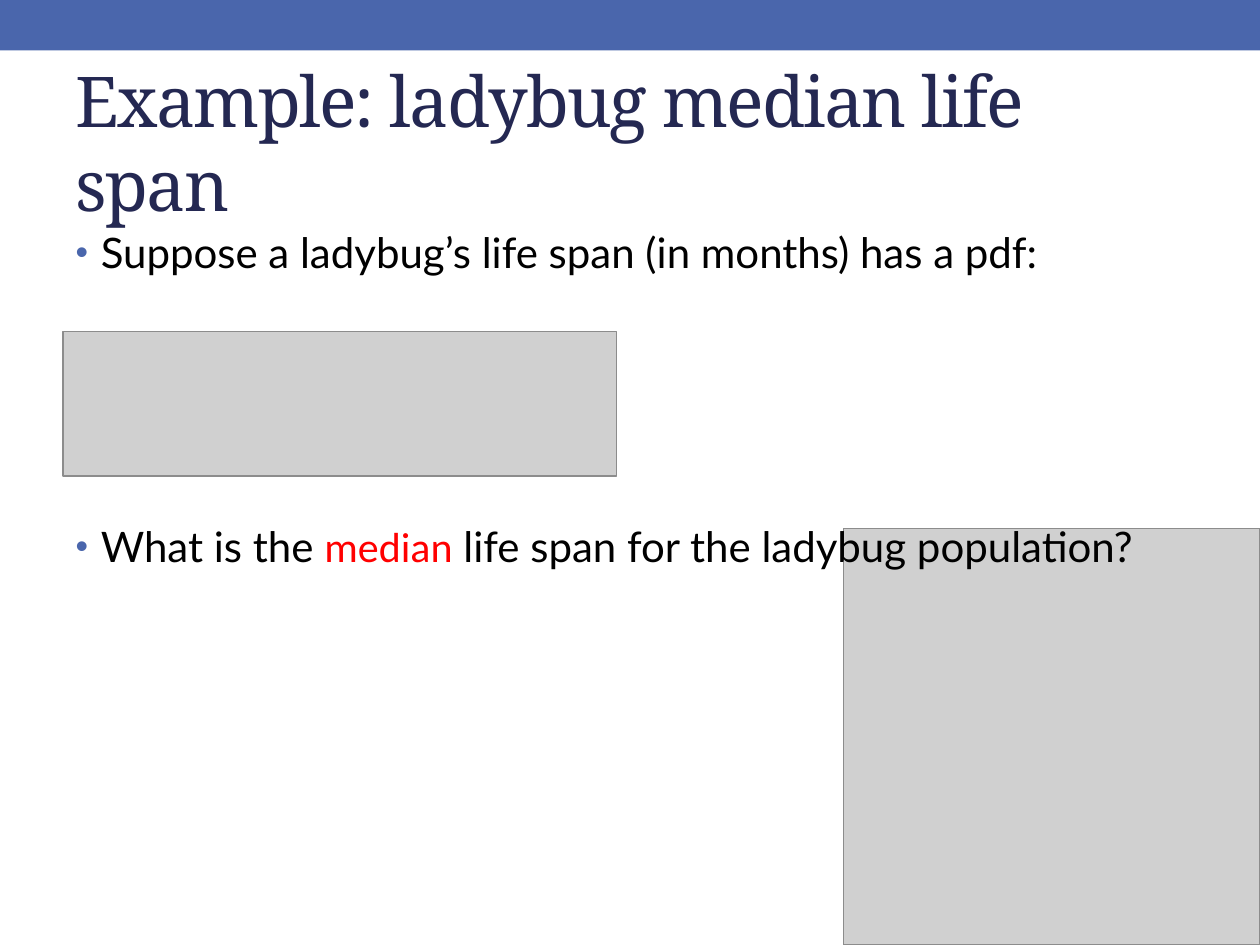
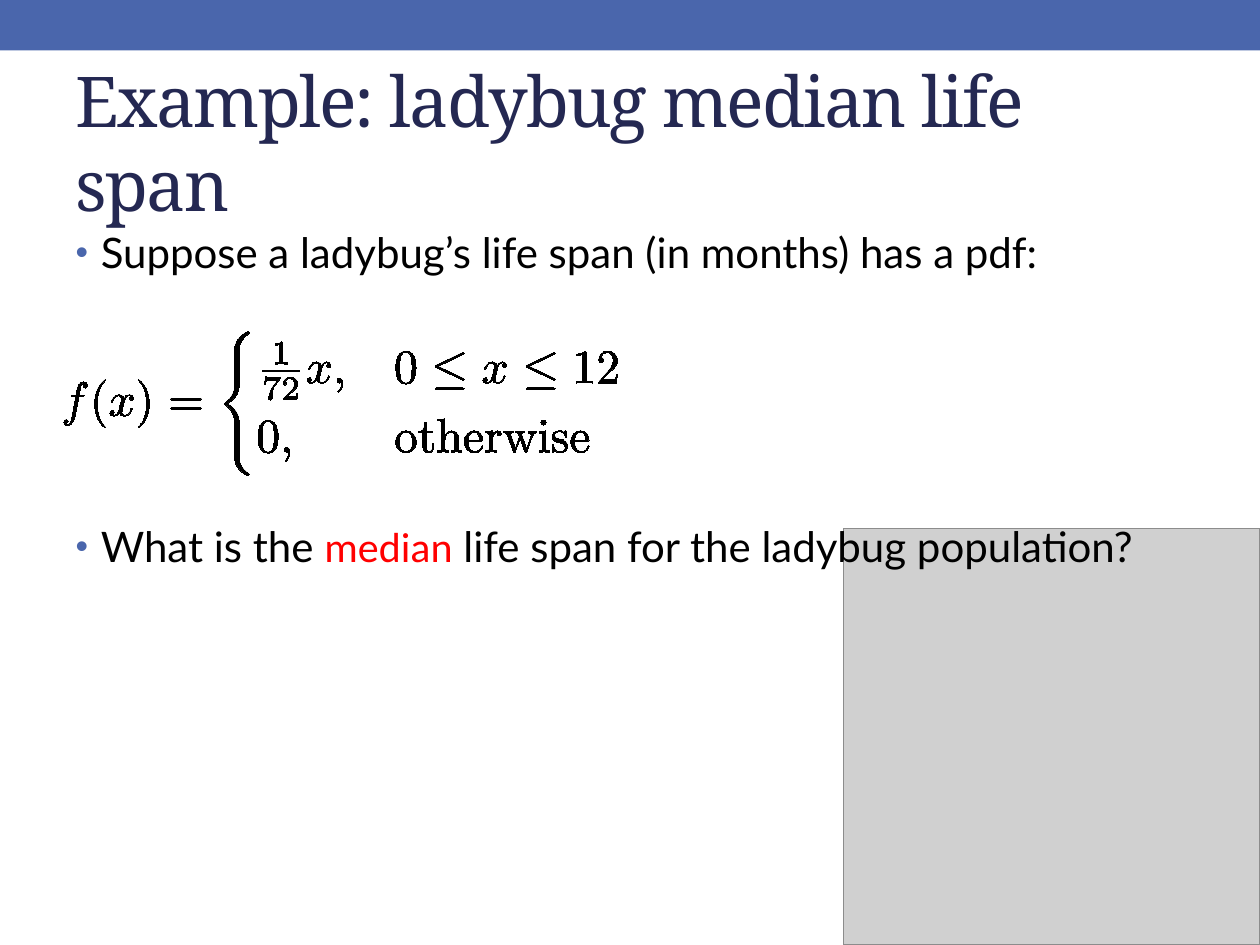
Before and after one commit to rebeccal/ohsu-math630, a slide deck: slide 35 of slides/cm033.pptx (slide 37 before the commit). Drawn at 1260x945 pixels with LibreOffice and Linux fonts; fonts in the diff are those of the drawing; grey boxes stand for pictures. Boxes give left, top, right and bottom in pixels: in the first picture for what was removed or moved away, otherwise in the second. Text is boxed around its words. In the diff, an @@ line names an element or a change of style, - is before the commit and + after.

```diff
--- a/slides/cm033.pptx
+++ b/slides/cm033.pptx
@@ picture removed at (63,331,616,476) @@
@@ freeform shape added at (224,331,249,475), fill #000000, outline #000000 0 pt @@
@@ freeform shape added at (275,341,287,364), fill #000000, outline #000000 0 pt @@
@@ freeform shape added at (396,352,416,384), fill #000000, outline #000000 0 pt @@
@@ freeform shape added at (435,353,464,391), fill #000000, outline #000000 0 pt @@
@@ freeform shape added at (527,353,556,391), fill #000000, outline #000000 0 pt @@
@@ freeform shape added at (577,352,592,383), fill #000000, outline #000000 0 pt @@
@@ freeform shape added at (598,352,617,383), fill #000000, outline #000000 0 pt @@
@@ freeform shape added at (64,382,88,426), fill #000000, outline #000000 0 pt @@
@@ freeform shape added at (94,379,106,427), fill #000000, outline #000000 0 pt @@
@@ freeform shape added at (139,379,150,427), fill #000000, outline #000000 0 pt @@
@@ freeform shape added at (262,370,300,370), outline #000000 1.13 pt @@
@@ freeform shape added at (265,377,280,401), fill #000000, outline #000000 0 pt @@
@@ freeform shape added at (284,377,299,399), fill #000000, outline #000000 0 pt @@
@@ freeform shape added at (307,362,331,383), fill #000000, outline #000000 0 pt @@
@@ freeform shape added at (338,378,344,392), fill #000000, outline #000000 0 pt @@
@@ freeform shape added at (483,362,507,383), fill #000000, outline #000000 0 pt @@
@@ freeform shape added at (110,394,134,416), fill #000000, outline #000000 0 pt @@
@@ freeform shape added at (170,398,202,410), fill #000000, outline #000000 0 pt @@
@@ freeform shape added at (438,418,462,451), fill #000000, outline #000000 0 pt @@
@@ freeform shape added at (258,421,278,454), fill #000000, outline #000000 0 pt @@
@@ freeform shape added at (285,447,290,461), fill #000000, outline #000000 0 pt @@
@@ freeform shape added at (396,431,417,454), fill #000000, outline #000000 0 pt @@
@@ freeform shape added at (418,422,433,452), fill #000000, outline #000000 0 pt @@
@@ freeform shape added at (464,431,483,454), fill #000000, outline #000000 0 pt @@
@@ freeform shape added at (485,431,500,452), fill #000000, outline #000000 0 pt @@
@@ freeform shape added at (504,431,537,452), fill #000000, outline #000000 0 pt @@
@@ freeform shape added at (539,421,549,452), fill #000000, outline #000000 0 pt @@
@@ freeform shape added at (552,431,567,454), fill #000000, outline #000000 0 pt @@
@@ freeform shape added at (571,431,590,454), fill #000000, outline #000000 0 pt @@
```
Also in this commit, not shown: 3 other slides changed, 6 other files.
